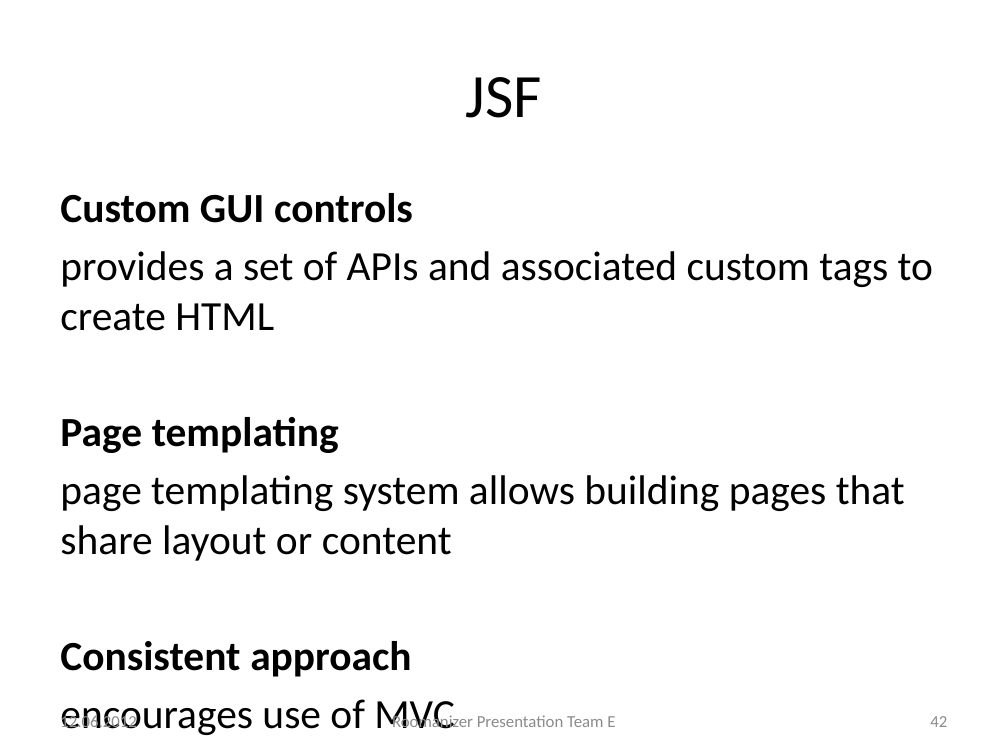
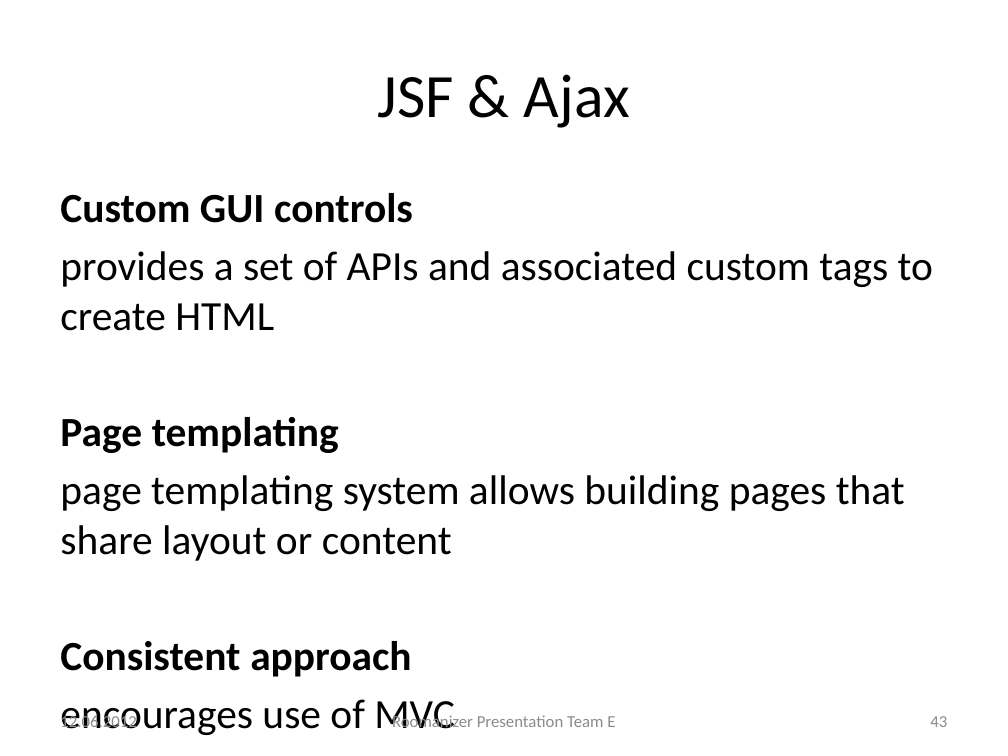
Before and after one commit to markusmo/HotelSoftware, a slide deck: slide 43 of Documentation/Praesentation/PresentationRoomanizer.pptx (slide 42 before the commit). Drawn at 1008x756 pixels with LibreOffice and Linux fonts; fonts in the diff are those of the drawing. Boxes give left, top, right and bottom in pixels: in the first picture for what was removed or moved away, otherwise in the second. Text is boxed around its words. In the diff, an @@ line names an element or a change of style, - is before the commit and + after.

```diff
--- a/Documentation/Praesentation/PresentationRoomanizer.pptx
+++ b/Documentation/Praesentation/PresentationRoomanizer.pptx
@@ title at bbox=[378, 74, 630, 128]: text changed @@
-JSF
+JSF & Ajax
@@ page number at bbox=[930, 716, 947, 727]: text changed @@
-42
+43
```
Also in this commit, not shown: 4 other slides changed, 2 slides added, 1 other file.
